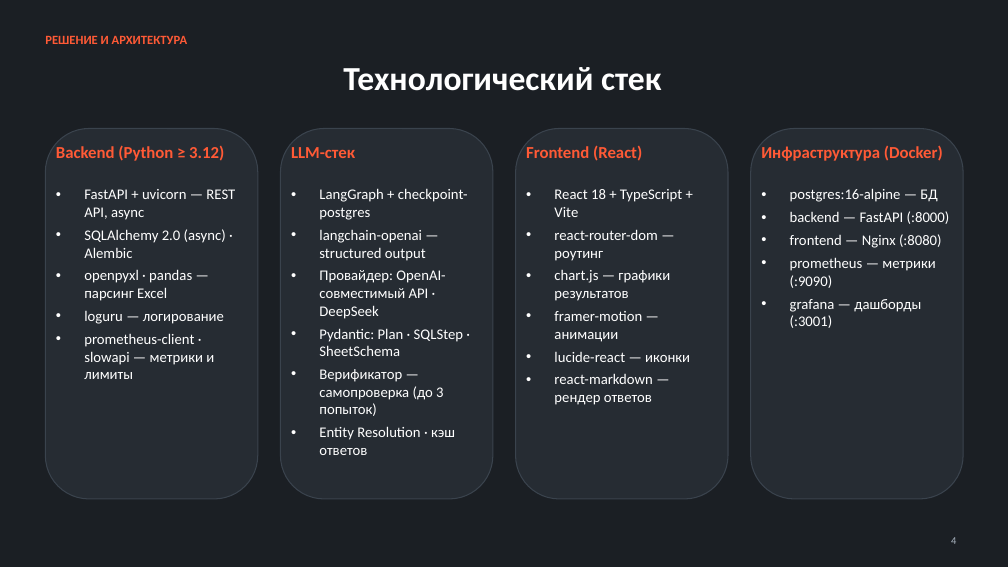
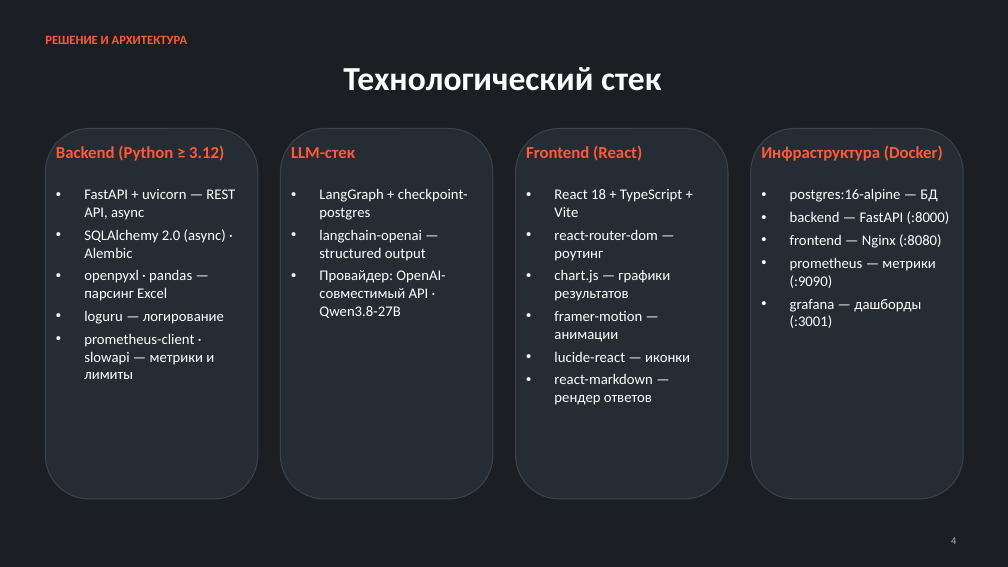
Before and after one commit to kostIT13/EVRAZ_ExcelAgent, a slide deck: slide 6 of data/EVRAZ_Agent_main.pptx. Drawn at 1008x567 pixels with LibreOffice and Linux fonts; fonts in the diff are those of the drawing. Boxes give left, top, right and bottom in pixels: in the first picture for what was removed or moved away, otherwise in the second. Text is boxed around its words. In the diff, an @@ line names an element or a change of style, - is before the commit and + after.

```diff
--- a/data/EVRAZ_Agent_main.pptx
+++ b/data/EVRAZ_Agent_main.pptx
@@ text at bbox=[319, 270, 445, 318]: text changed @@
-• Провайдер: OpenAI-совместимый API · DeepSeek
-• Pydantic: Plan · SQLStep · SheetSchema
-• Верификатор — самопроверка (до 3 попыток)
-• Entity Resolution · кэш ответов
+• Провайдер: OpenAI-совместимый API · Qwen3.8-27B
```
Also in this commit, not shown: 2 other slides changed, 1 other file.
